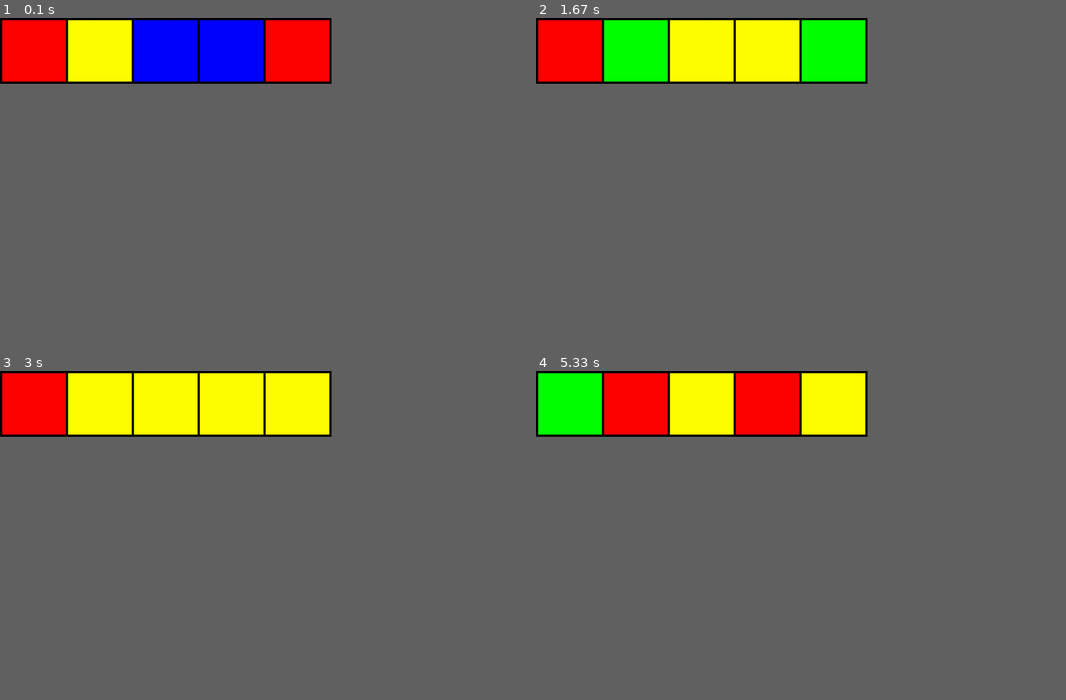
Above: before the commit, frames 1-4 (two rows, left to right).
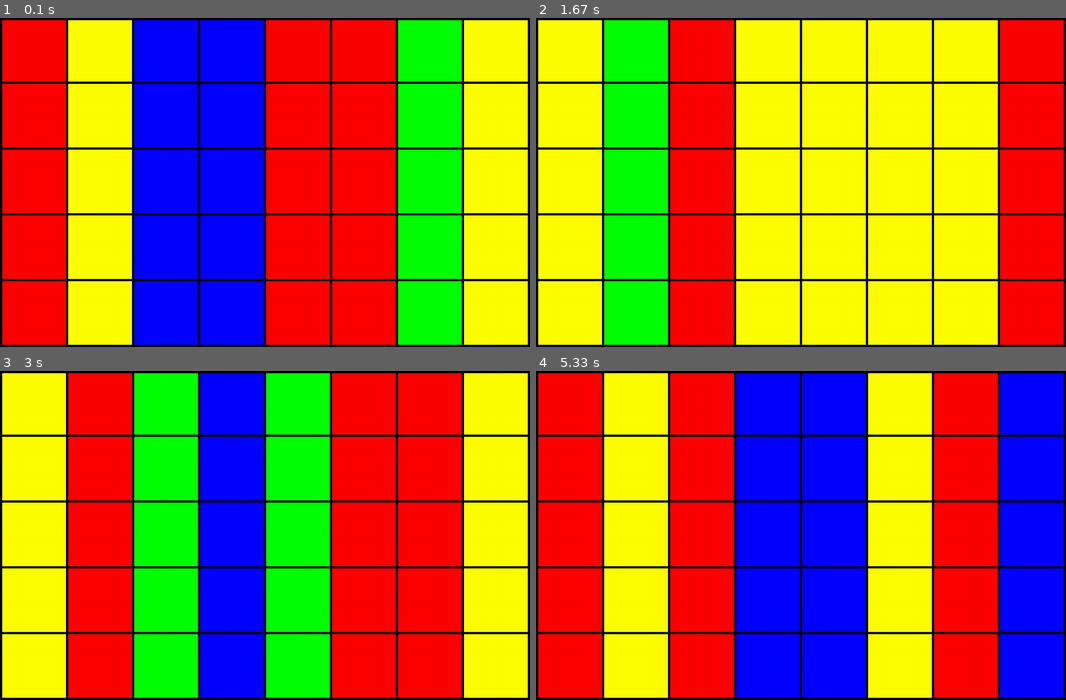
Above: after the commit, the same moments.

Repository: jduffey/watchgirl
Game: pygame game, started from pygametest.py
Same seed, same stepped clock (60 frames per second), same inputs: the game is played once before the commit and once after it.
Inputs:
- Up to frame 1 (0.1 s): no input
- Up to frame 2 (1.67 s): no input
- Up to frame 3 (3 s): no input
- Up to frame 4 (5.33 s): no input
In our replay, the window is 563x112 before the commit and 900x560 after it. These sizes can differ from the game's own. Grey fills any space a smaller window leaves; there, only what the larger window draws over its background counts as a difference.

The runs differ from the first frame. In frame 1, 58% of the frame differs, in the area x 0-100%, y 0-100%; in frame 2, 44%; in frame 3, 67%; in frame 4, 69%.

Commit message:
Borders can be drawn for arbitrary number of columns and squares

Diff:
--- a/pygametest.py
+++ b/pygametest.py
@@ -10,10 +10,11 @@
 SQUARE_WIDTH = 150
 PERIOD_IN_SECONDS = 1
 
-NUMBER_OF_SQUARES = 5
+NUMBER_OF_SQUARES = 8
+NUMBER_OF_ROWS = 5
 
 APP_X_SIZE = NUMBER_OF_SQUARES * SQUARE_WIDTH
-APP_Y_SIZE = SQUARE_WIDTH
+APP_Y_SIZE = NUMBER_OF_ROWS * SQUARE_WIDTH
 
 myRed = (255, 0, 0)
 myBlue = (0, 0, 255)
@@ -39,7 +40,8 @@
 
 def drawHorizontalBorders():
     pygame.draw.rect(screen, myBlack, (0, 0, APP_X_SIZE + BORDER_THICKNESS, BORDER_THICKNESS))
-    pygame.draw.rect(screen, myBlack, (0, APP_Y_SIZE - BORDER_THICKNESS, APP_X_SIZE + BORDER_THICKNESS, BORDER_THICKNESS))
+    for i in range(1, NUMBER_OF_ROWS + 1):
+        pygame.draw.rect(screen, myBlack, (0, i * SQUARE_WIDTH - BORDER_THICKNESS, APP_X_SIZE + BORDER_THICKNESS, BORDER_THICKNESS))
 
 def drawVerticalBorders():
     for i in range(0, NUMBER_OF_SQUARES + 1):
